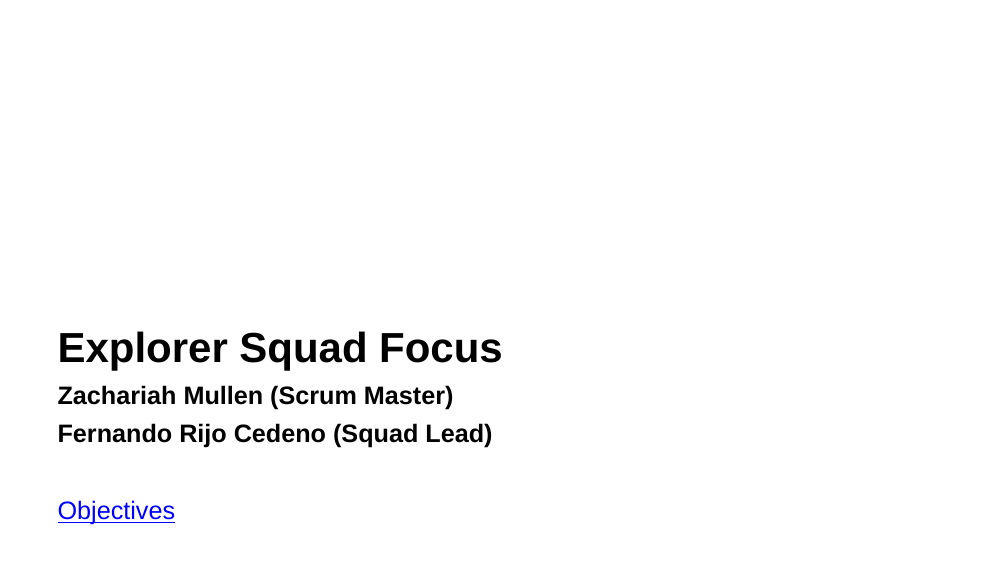
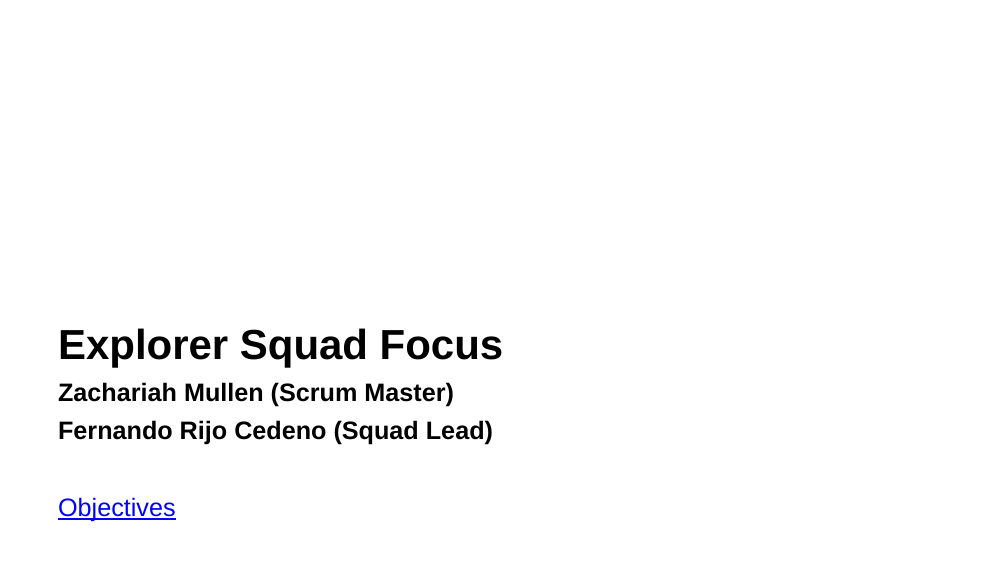
Before and after one commit to zowe/community, a slide deck: slide 23 of Project Management/PI Planning/20PI4 Planning/Zowe Community Squad Focus for 20PI4.pptx (slide 14 before the commit). Drawn at 1008x567 pixels with LibreOffice and Linux fonts; fonts in the diff are those of the drawing. Boxes give left, top, right and bottom in pixels: in the first picture for what was removed or moved away, otherwise in the second. Text is boxed around its words. In the diff, an @@ line names an element or a change of style, - is before the commit and + after.

Commit message:
address merge conflicts and make all text Arial 20 (when possible

```diff
--- a/Project Management/PI Planning/20PI4 Planning/Zowe Community Squad Focus for 20PI4.pptx
+++ b/Project Management/PI Planning/20PI4 Planning/Zowe Community Squad Focus for 20PI4.pptx
@@ text "Explorer Squad Focus": place and size @@
-text "Explorer Squad Focus" at box(58, 331, 503, 525)
+text "Explorer Squad Focus" at box(58, 328, 504, 521)
```
Also in this commit, not shown: 13 other slides changed, 9 slides added.
